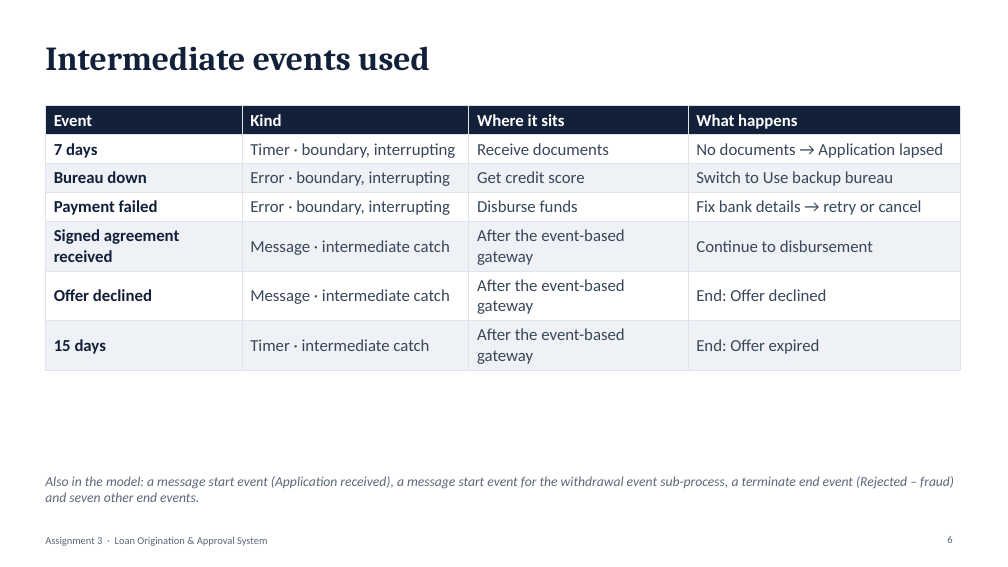
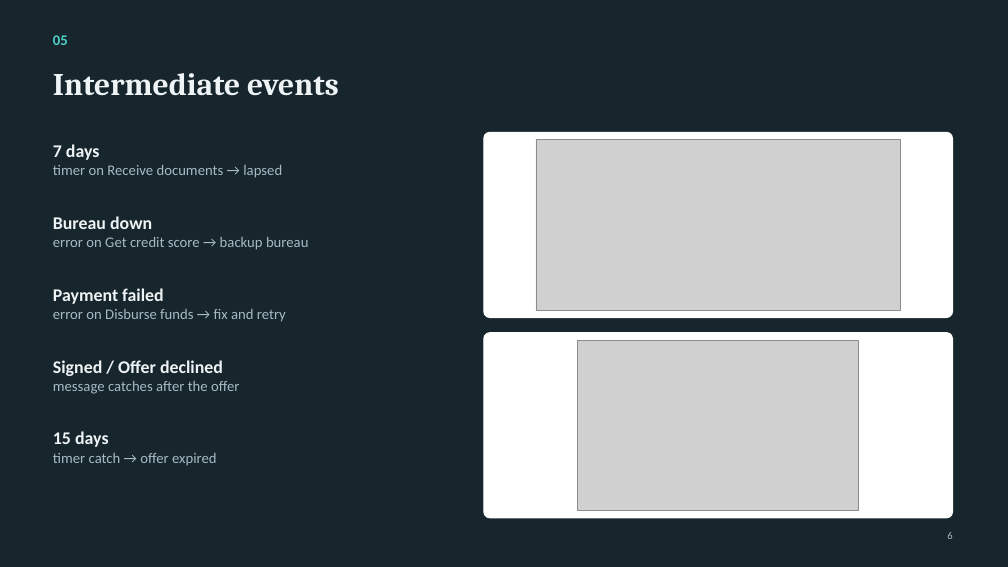
Before and after one commit to NoThisIsVIN/WFA_Assignment, a slide deck: slide 6 of Assignment3_Loan/Loan_Presentation.pptx. Drawn at 1008x567 pixels with LibreOffice and Linux fonts; fonts in the diff are those of the drawing; grey boxes stand for pictures. Boxes give left, top, right and bottom in pixels: in the first picture for what was removed or moved away, otherwise in the second. Text is boxed around its words. In the diff, an @@ line names an element or a change of style, - is before the commit and + after.

```diff
--- a/Assignment3_Loan/Loan_Presentation.pptx
+++ b/Assignment3_Loan/Loan_Presentation.pptx
@@ background #FFFFFF to #17252C @@
@@ text added at (53,35,68,45), 14 pt, text #4FD1C5, bold @@
+05
@@ title at (53,73,339,96): text changed; size 32 to 30 pt; text colour #13203A to #EEF3F5 @@
-Intermediate events used
+Intermediate events
@@ table removed at (45,106,960,368), 7 rows, 4 columns @@
-Event | Kind | Where it sits | What happens
-7 days | Timer · boundary, interrupting | Receive documents | No documents → Application lapsed
-Bureau down | Error · boundary, interrupting | Get credit score | Switch to Use backup bureau
-Payment failed | Error · boundary, interrupting | Disburse funds | Fix bank details → retry or cancel
-Signed agreement received | Message · intermediate catch | After the event-based gateway | Continue to disbursement
-Offer declined | Message · intermediate catch | After the event-based gateway | End: Offer declined
-15 days | Timer · intermediate catch | After the event-based gateway | End: Offer expired
@@ text added at (53,144,282,178), 14 pt, text #A7BAC4 @@
+7 days
+timer on Receive documents → lapsed
@@ rounded rectangle added at (484,132,953,318), fill #FFFFFF, outline #FFFFFF 1 pt @@
@@ picture added at (536,140,901,310) @@
@@ text added at (53,216,308,250), 14 pt, text #A7BAC4 @@
+Bureau down
+error on Get credit score → backup bureau
@@ text added at (53,288,286,322), 14 pt, text #A7BAC4 @@
+Payment failed
+error on Disburse funds → fix and retry
@@ rounded rectangle added at (484,333,953,518), fill #FFFFFF, outline #FFFFFF 1 pt @@
@@ picture added at (578,340,859,510) @@
@@ text added at (53,360,239,394), 14 pt, text #A7BAC4 @@
+Signed / Offer declined
+message catches after the offer
@@ text added at (53,431,217,466), 14 pt, text #A7BAC4 @@
+15 days
+timer catch → offer expired
@@ text removed at (45,476,954,502) @@
-Also in the model: a message start event (Application received), a message start event for the withdrawal event sub-process, a terminate end event (Rejected – fraud) and seven other end events.
@@ text removed at (45,536,267,546) @@
-Assignment 3 · Loan Origination & Approval System
@@ page number at (947,532,952,539): text colour #5D6778 to #A7BAC4 @@
```
Also in this commit, not shown: 6 other slides changed, 2 slides added, 2 slides removed, 2 other files.
